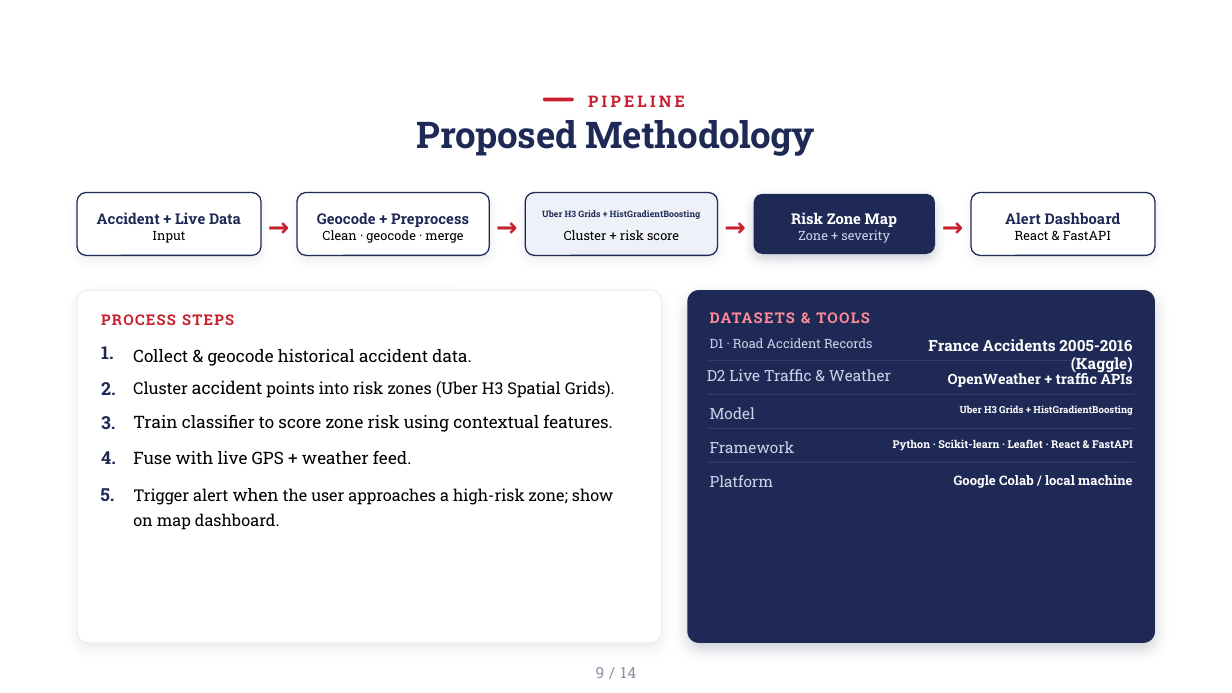
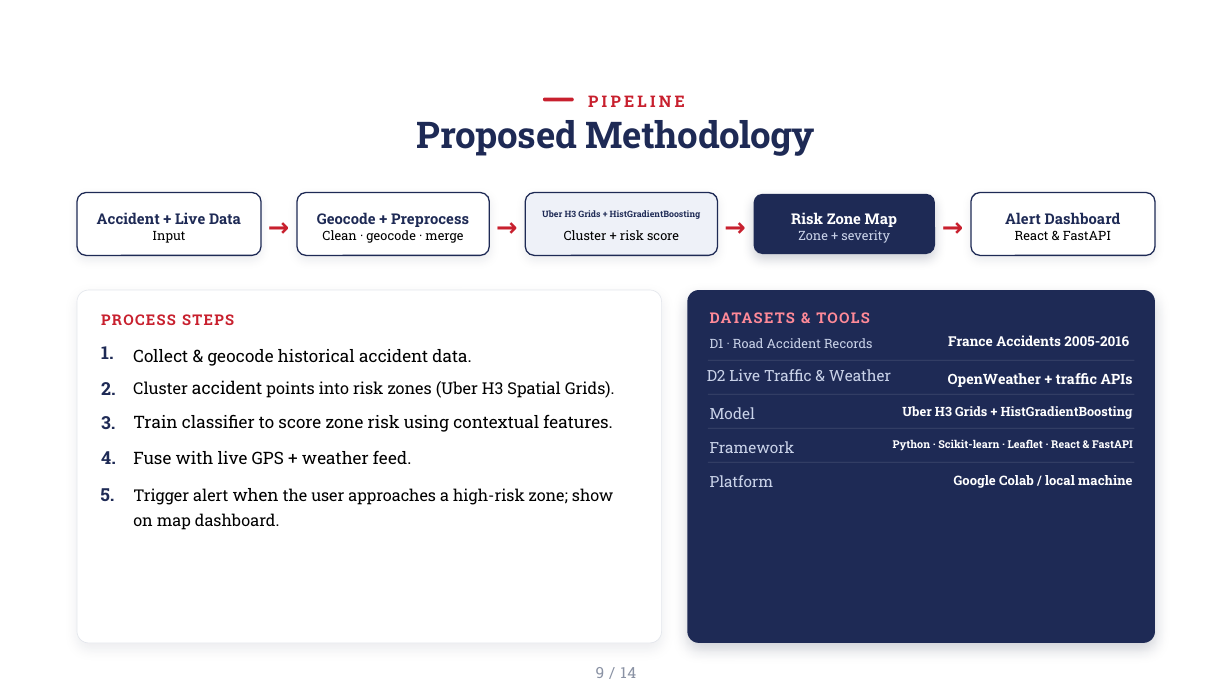
Before and after one commit to Shanmukhcr7/SafeRoute-AI, a slide deck: slide 9 of AI_Road_Accident_RiskZone_Detection_Review1_FINAL.pptx. Drawn at 1232x693 pixels with LibreOffice and Linux fonts; fonts in the diff are those of the drawing; background and template pictures are left out. Boxes give left, top, right and bottom in pixels: in the first picture for what was removed or moved away, otherwise in the second. Text is boxed around its words. In the diff, an @@ line names an element or a change of style, - is before the commit and + after.

```diff
--- a/AI_Road_Accident_RiskZone_Detection_Review1_FINAL.pptx
+++ b/AI_Road_Accident_RiskZone_Detection_Review1_FINAL.pptx
@@ text at (948, 335, 1129, 346): text changed; size 18 to 16 pt @@
-France Accidents 2005-2016 (Kaggle)
+France Accidents 2005-2016
@@ text "Uber H3 Grids + HistGradientBoosting": place and size @@
-text "Uber H3 Grids + HistGradientBoosting" at (960, 405, 1132, 415)
+text "Uber H3 Grids + HistGradientBoosting" at (902, 406, 1133, 419)
@@ text "Uber H3 Grids + HistGradientBoosting" at (902, 406, 1133, 419): size 11.2 to 15 pt @@
```
Also in this commit, not shown: 4 other files.
